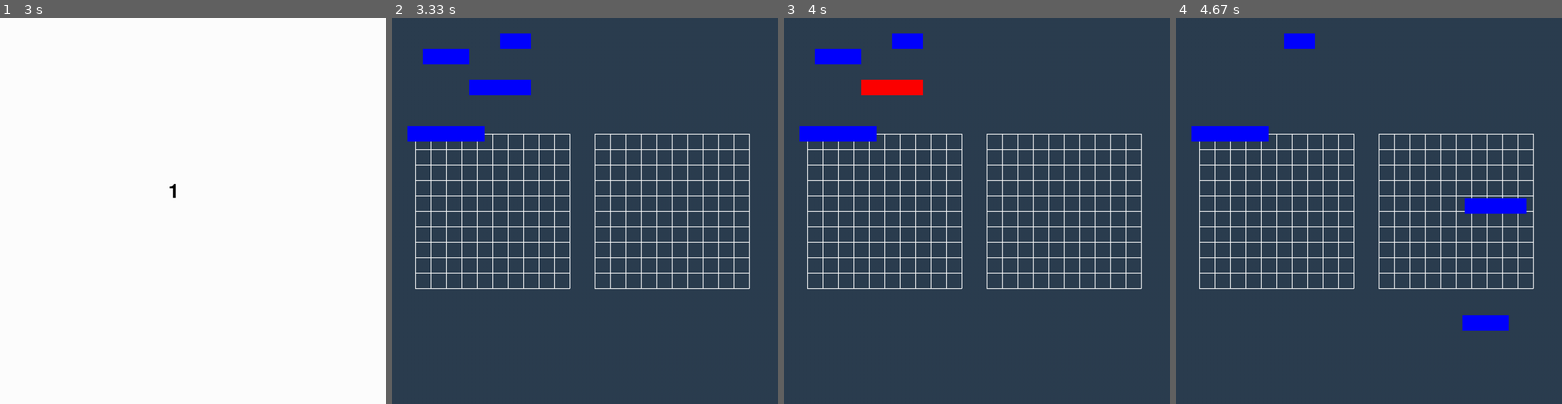
Above: before the commit, frames 1-4 (left to right).
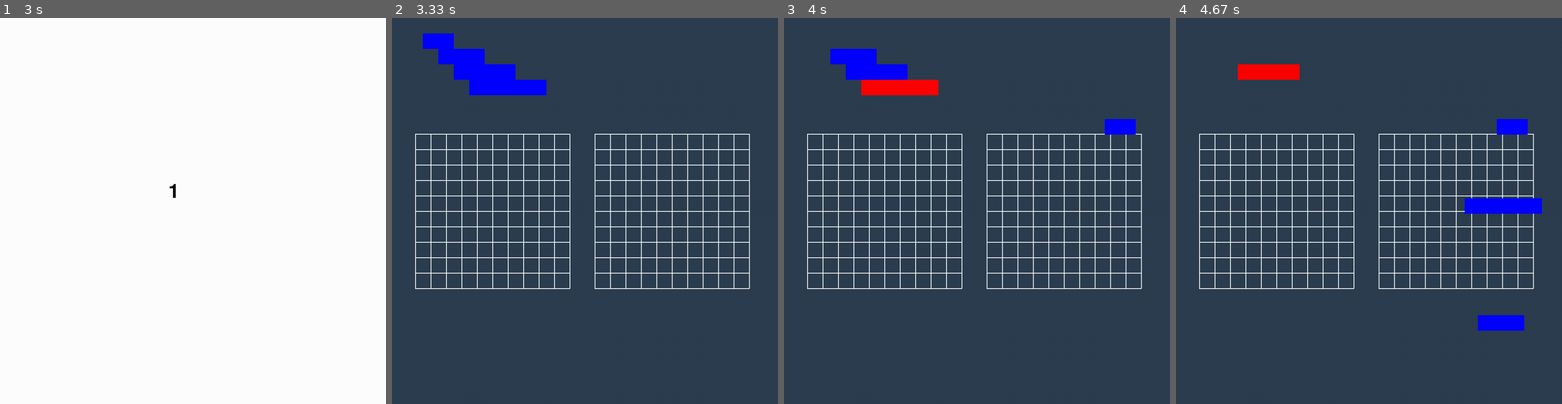
Above: after the commit, the same moments.

Repository: Marius20031/Python_pygame
Game: pygame game, started from main.py
Two runs of this game, one before a commit and one after it. Both use one fixed random seed, a clock stepped at 60 frames per second and the inputs below.
Inputs (mouse positions are in pixels of both pictures, inside the frame that each line leads up to):
- Up to frame 1 (3 s): no input
- Up to frame 2 (3.33 s): no input
- Up to frame 3 (4 s): press the mouse at (830, 41) at 3.63 s; move the mouse to (973, 83) at 3.73 s; release the mouse at (1119, 126) at 3.87 s; press the mouse at (899, 87) at 3.97 s
- Up to frame 4 (4.67 s): move the mouse to (1396, 145) at 4.07 s; release the mouse at (1504, 207) at 4.2 s; press the mouse at (1245, 56) at 4.3 s; move the mouse to (1372, 187) at 4.4 s; release the mouse at (1500, 322) at 4.53 s; press the mouse at (1268, 72) at 4.63 s

Frame 1 is identical in both runs. In frame 2, 2.6% of the frame differs, in the area x 4-40%, y 4-32%; in frame 3, 2.6%; in frame 4, 2.6%, in the area x 4-95%, y 4-81%.

Commit message:
Add files via upload
facut mutarea cum trb a barcilor

Diff:
--- a/main.py
+++ b/main.py
@@ -36,24 +36,24 @@
                          (board2_x + board2_width, board2_y + i * cell2_size), 2)
 
 # Boat dimensions
-boat_width_1 = 3 * cell_size
+boat_width_1 = 2 * cell_size
 boat_height_1 = 1 * cell_size
 
-boat_width_2= 4 * cell_size
+boat_width_2= 3 * cell_size
 boat_height_2 = 1 * cell_size
 
-boat_width_3 = 5 * cell_size
+boat_width_3 = 4 * cell_size
 boat_height_3 = 1 * cell_size
 
-boat_width_4 = 2 * cell_size
+boat_width_4 = 5 * cell_size
 boat_height_4 = 1 * cell_size
 
 # Boats' initial positions
 boats = [
-    (2 * cell_size, 2 * cell_size),
-    (5 * cell_size, 4 * cell_size),
-    (1 * cell_size, 7 * cell_size),
-    (7 * cell_size, 1 * cell_size)
+    (2 * cell_size, 1 * cell_size),
+    (3 * cell_size, 2 * cell_size),
+    (4 * cell_size, 3 * cell_size),
+    (5 * cell_size, 4 * cell_size)
 ]
 
 # Drag and drop variables
@@ -88,7 +88,7 @@
     global selected
     global offset_x
     global offset_y
-    timer();
+    timer()
     move_board2()
     running = True
     while running:
@@ -98,7 +98,7 @@
             elif event.type == pygame.MOUSEBUTTONDOWN:
                 mouse_x, mouse_y = event.pos
                 for i, (boat_x, boat_y) in enumerate(boats):
-                    if boat_x <= mouse_x <= boat_x + boat_width_1 and boat_y <= mouse_y <= boat_y + boat_height_1:
+                    if boat_x <= mouse_x <= boat_x+(i+2)*cell_size and boat_y <= mouse_y <= boat_y+cell_size : # ca sa ia toata barca DE RECITI ACII CONDITIILE PT CLICKURI
                         selected = i
                         offset_x = mouse_x - boat_x
                         offset_y = mouse_y - boat_y
